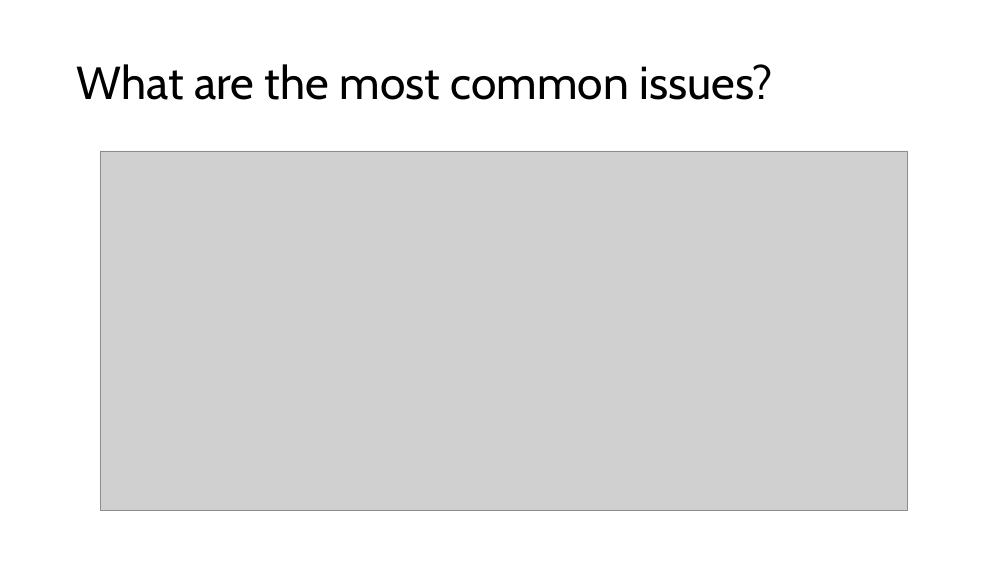
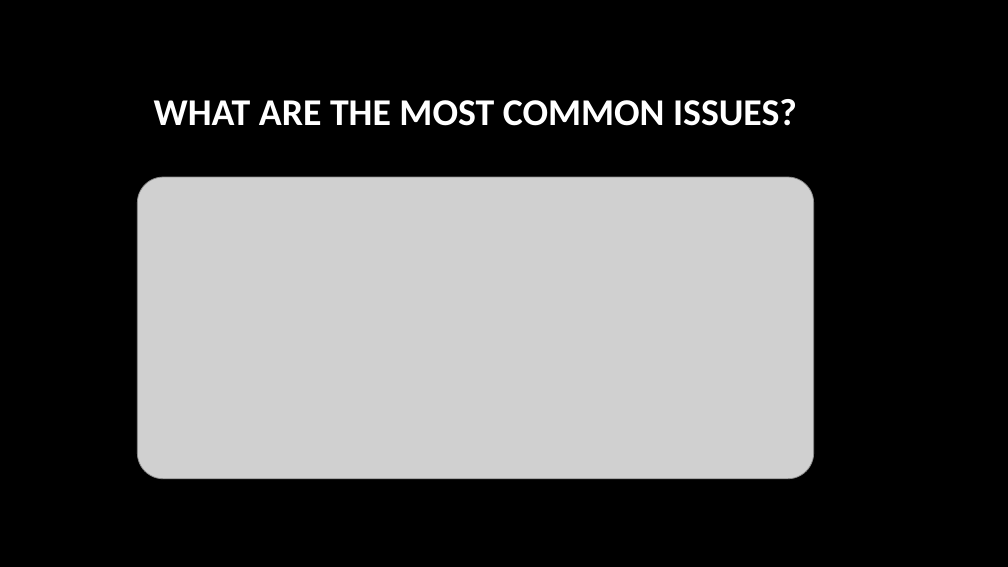
Before and after one commit to janettelau/consumer_complaints, a slide deck: slide 7 of Consumer Complaints.pptx (slide 6 before the commit). Drawn at 1008x567 pixels with LibreOffice and Linux fonts; fonts in the diff are those of the drawing; grey boxes stand for pictures; background and template pictures are left out. Boxes give left, top, right and bottom in pixels: in the first picture for what was removed or moved away, otherwise in the second. Text is boxed around its words. In the diff, an @@ line names an element or a change of style, - is before the commit and + after.

Commit message:
Updated the design of the powerpoint

```diff
--- a/Consumer Complaints.pptx
+++ b/Consumer Complaints.pptx
@@ background #FFFFFF to picture (left out) @@
@@ title at (154, 99, 797, 126): text changed; size 44 to 36 pt; font Cabin to Calibri; text colour #000000 to #FFFFFF; bold on @@
-What are the most common issues?
+WHAT ARE THE MOST COMMON ISSUES?
@@ picture: place and size @@
-picture at (101, 151, 907, 511)
+picture at (138, 177, 814, 479)
```
Also in this commit, not shown: 6 other slides changed, 7 slides added.
